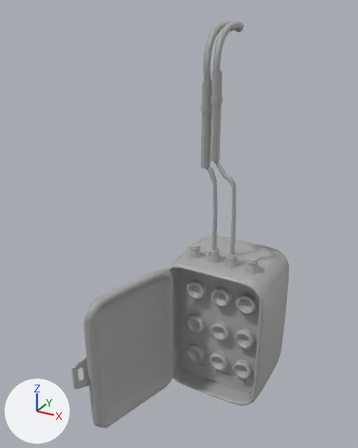
An edit to the FBX model Assets/Artes/Props/Caixa_de_fuziveis_aberta.fbx, drawn before and after from the same camera.
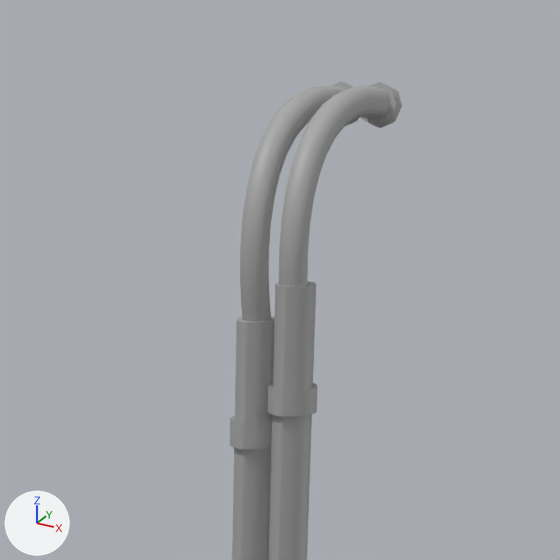
Old and new are each drawn whole from a 50 mm camera at (2.27, -4.74, 5.42) aimed at (0.12, -0.83, 3.46) and again close up on the part from 40% to 79% of the width and 0% to 31% of the height. The axes (+X, +Y, +Z) are drawn at lower left. The lights are the same throughout. Where no turn or scale is listed for an object, it has been applied to the vertices.

In view in the first close-up: 'sweep6'.
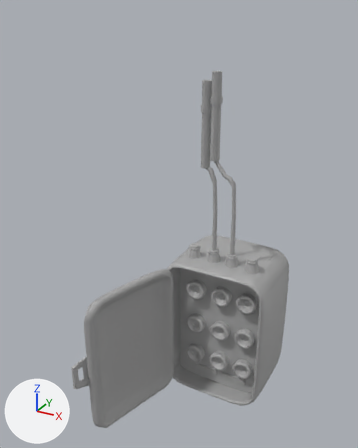
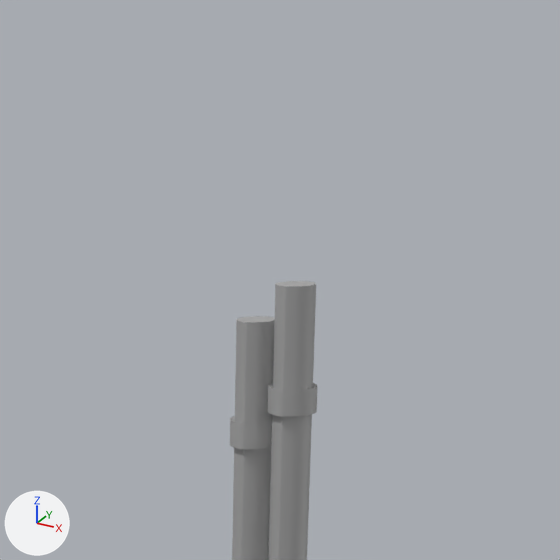
The newer file is also rescaled (x0.155), turned or shifted as a whole; pictures and numbers use the older file's frame.

The change, as a list of edits to the scene's bpy script:
```text
Change me_mesh:
    where me_mesh.from_pydata(...)  # 13046 vertices, 13028 faces; spans x -0.94..0.53, y -1.69..0.55, z -0.85..3.11
    used by ob_sweep6; location = (0.496, -0.235, 2.183)
    me_mesh part 1: the loose piece of 152 vertices spanning x -0.31..-0.21, y -0.31..0.23, z 2.57..3.11 is deleted
    me_mesh part 2: the loose piece of 144 vertices spanning x -0.22..-0.12, y -0.31..0.23, z 2.64..3.11 is deleted
    remove me_mesh.materials.append(mat_standardsurface10)  # grey #aaaaaa
```

Where the change shows, as pixel boxes (x1, y1, x2, y2) in the close-ups (560 x 560 px):
'sweep6', reshaped
    before: (230, 81, 402, 560)
    after: (230, 281, 318, 560)
part 1 of me_mesh, deleted
    before: (240, 81, 358, 321)
part 2 of me_mesh, deleted
    before: (279, 82, 402, 286)
